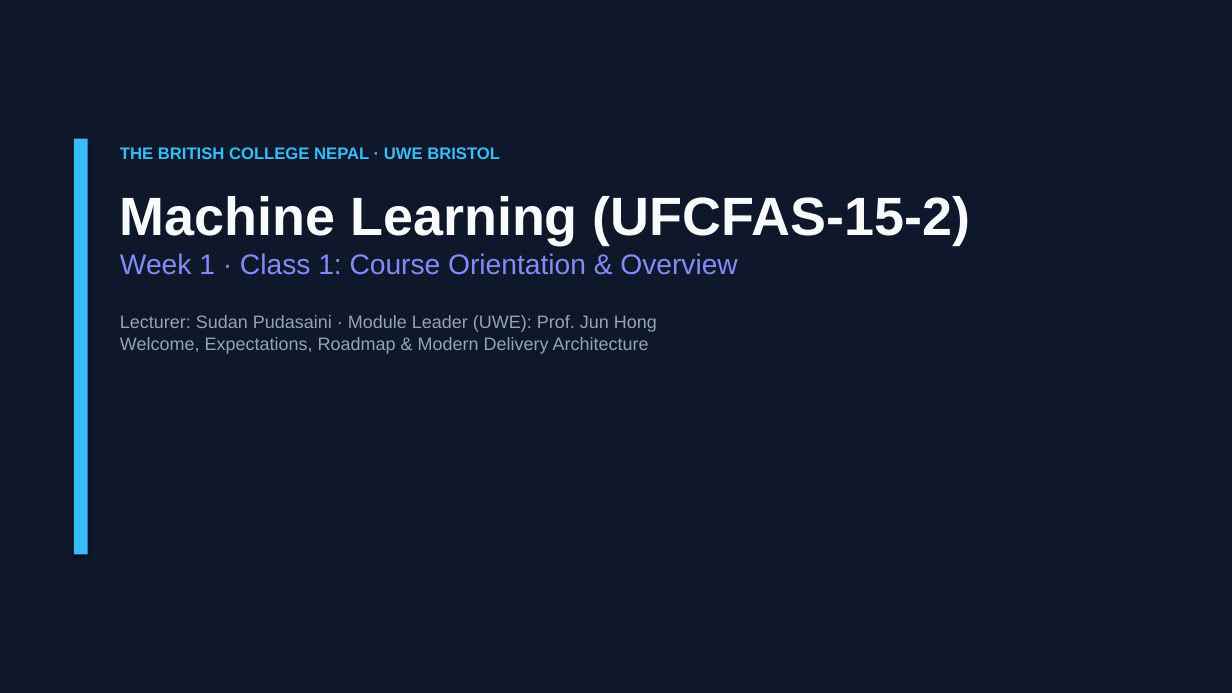
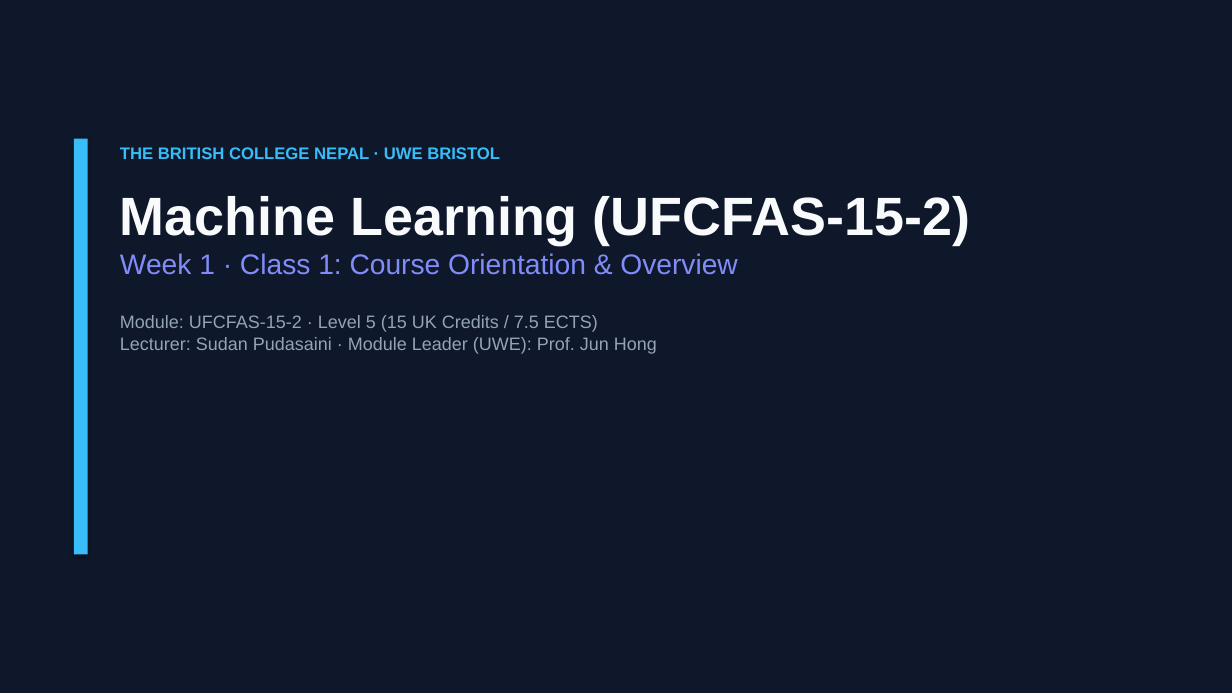
Before and after one commit to Sudan23/ml, a slide deck: slide 1 of neo_ML/slides/week1/Week_1_Class_1_Course_Introduction_and_Overview.pptx. Drawn at 1232x693 pixels with LibreOffice and Linux fonts; fonts in the diff are those of the drawing. Boxes give left, top, right and bottom in pixels: in the first picture for what was removed or moved away, otherwise in the second. Text is boxed around its words. In the diff, an @@ line names an element or a change of style, - is before the commit and + after.

Commit message:
fix(spec): align with approved UWE module spec (Level 5, 100% individual project, software + 6-page report)

```diff
--- a/neo_ML/slides/week1/Week_1_Class_1_Course_Introduction_and_Overview.pptx
+++ b/neo_ML/slides/week1/Week_1_Class_1_Course_Introduction_and_Overview.pptx
@@ text at bbox=[120, 315, 657, 354]: text changed @@
-Lecturer: Sudan Pudasaini · Module Leader (UWE): Prof. Jun Hong
-Welcome, Expectations, Roadmap & Modern Delivery Architecture
+Module: UFCFAS-15-2 · Level 5 (15 UK Credits / 7.5 ECTS)
+Lecturer: Sudan Pudasaini · Module Leader (UWE): Prof. Jun Hong
```
Also in this commit, not shown: 9 other slides changed, 6 other files.
